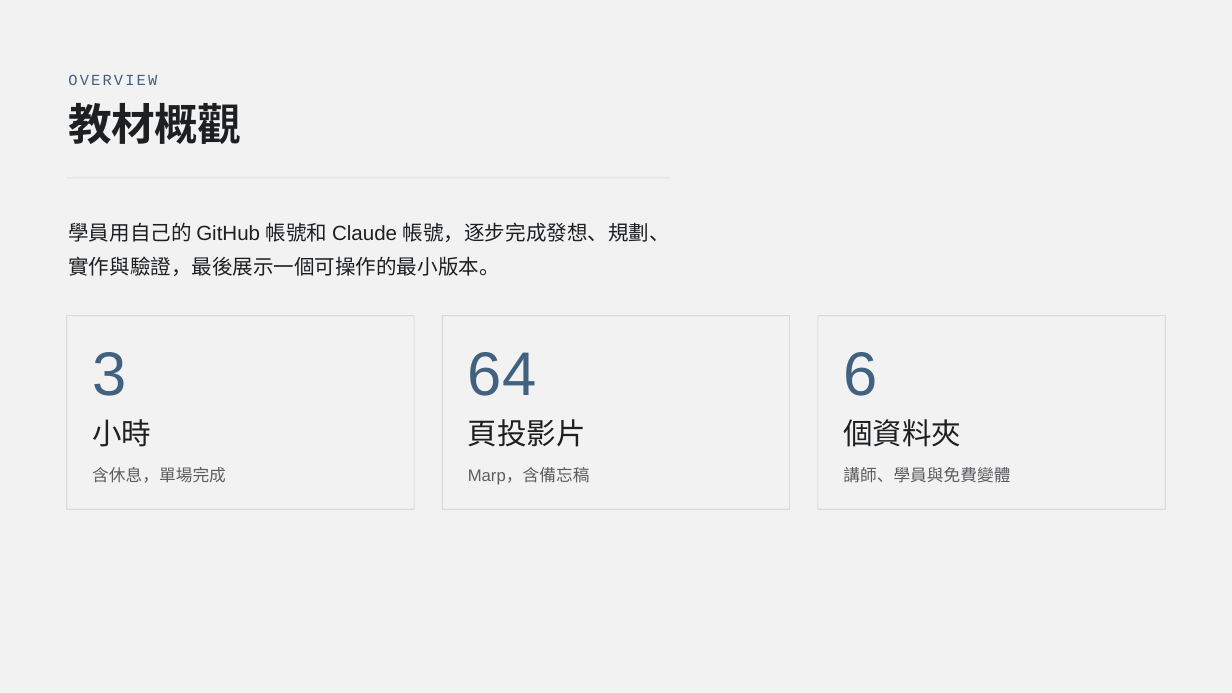
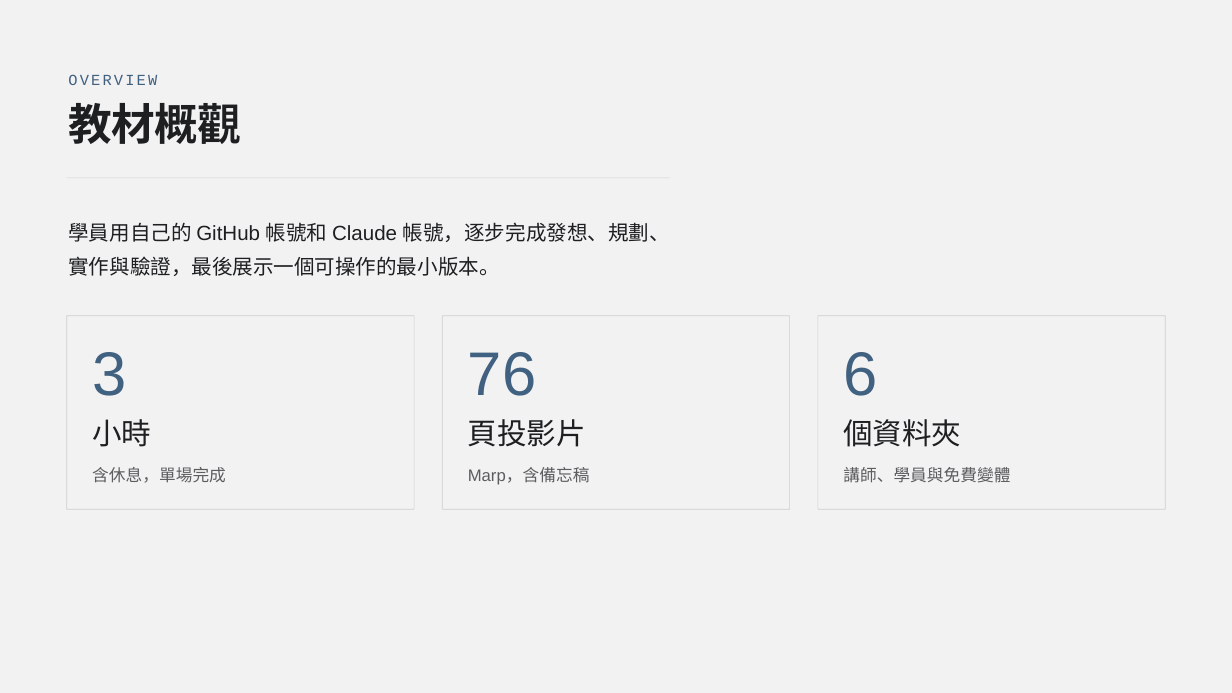
Before and after one commit to htchen/LLM2Life, a slide deck: slide 2 of instructor/LLM2Life_slide_deck.pptx. Drawn at 1232x693 pixels with LibreOffice and Linux fonts; fonts in the diff are those of the drawing. Boxes give left, top, right and bottom in pixels: in the first picture for what was removed or moved away, otherwise in the second. Text is boxed around its words. In the diff, an @@ line names an element or a change of style, - is before the commit and + after.

```diff
--- a/instructor/LLM2Life_slide_deck.pptx
+++ b/instructor/LLM2Life_slide_deck.pptx
@@ text at (x1=468, y1=352, x2=536, y2=396): text changed @@
-64
+76
```
Also in this commit, not shown: 2 other slides changed.
